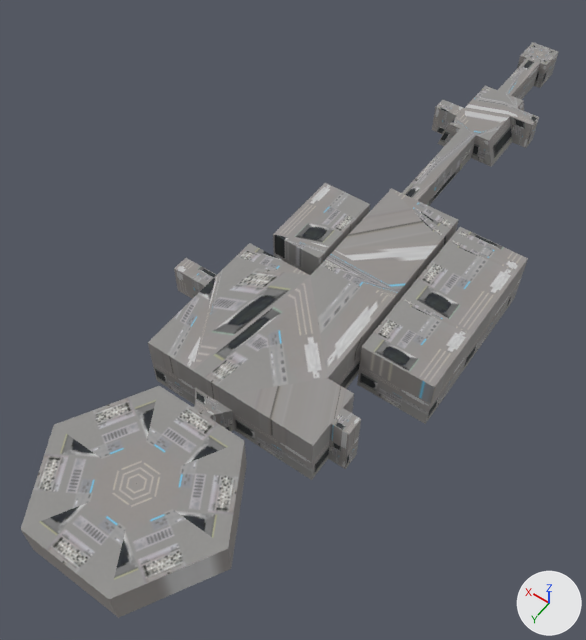
The OBJ model 3DModelFiles/WorldModel_AllFolder/World_VisualModel.obj: old version first, new version second.
Camera for both pictures: a 50 mm lens placed at (-83.0, 307.0, 197.0), pointed at (12.0, 174.0, -12.0). Every picture has the same lights, and +X, +Y and +Z are marked at lower right. Where no turn or scale is listed for an object, it has been applied to the vertices.

Objects in the first picture: 'World_VisualModel'.
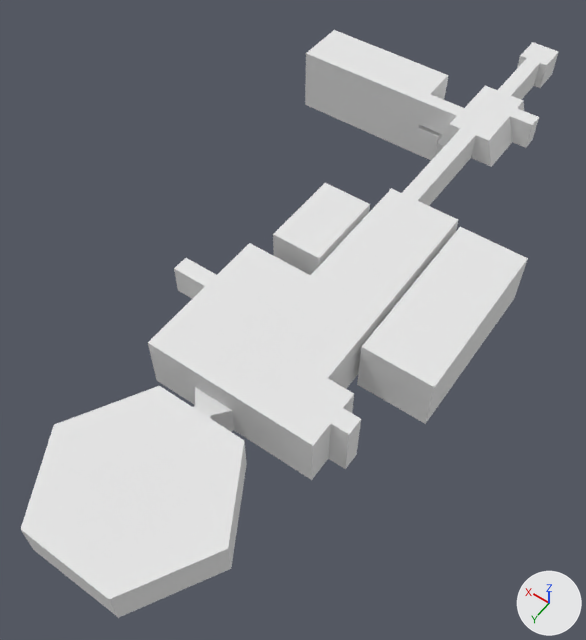
The newer file is also turned or shifted as a whole; pictures and numbers use the older file's frame.

Diff of the bpy script that builds the scene:
```diff
--- a/3DModelFiles/WorldModel_AllFolder/World_VisualModel.obj.py
+++ b/3DModelFiles/WorldModel_AllFolder/World_VisualModel.obj.py
@@ mat_lambert2sg @@
+mat_lambert2sg = principled_material('lambert2SG')
+mat_lambert2sg.base_color = (0.8, 0.8, 0.8)  # white #e7e7e7
+mat_lambert2sg.roughness = 1.0
@@ me_world_visualmodel @@
 # used by ob_world_visualmodel; location = (0.0, 0.0, 0.0)
-me_world_visualmodel.from_pydata(...)  # 1187 vertices, 1193 faces; spans x -45.0..43.0, y 20.0..281.0, z 0.0..23.0
+me_world_visualmodel.from_pydata(...)  # 1209 vertices, 1211 faces; spans x -45.0..74.0, y 20.0..281.0, z -14.0..23.0
+# me_world_visualmodel part 1
+# 1 face is deleted
+# 16 vertices are added at x 14.0..74.0, y 58.0..78.0, z -14.0..10.0
+# 6 new vertices lie (0.0, 20.0, 0.0) away from vertices in x 14.0..74.0, y 58.0, z -14.0..10.0
+# 19 new faces join them
+# me_world_visualmodel part 2: 1192 faces spanning x -45.0..43.0, y 20.0..281.0, z 0.0..23.0 switch from mat_initialshadinggroup (picture img_portablecomputerterminal_texture_png) to mat_lambert2sg (white #e7e7e7)
```

Boxes [x1, y1, x2, y2] around the edits, measured in the pictures (586 x 640 px):
'World_VisualModel', reshaped: before [21, 42, 559, 618]; after [21, 30, 559, 618]
part 1 of me_world_visualmodel, built on: after [305, 30, 449, 160]
part 2 of me_world_visualmodel, recoloured (grey to white): [21, 42, 559, 618] in both
